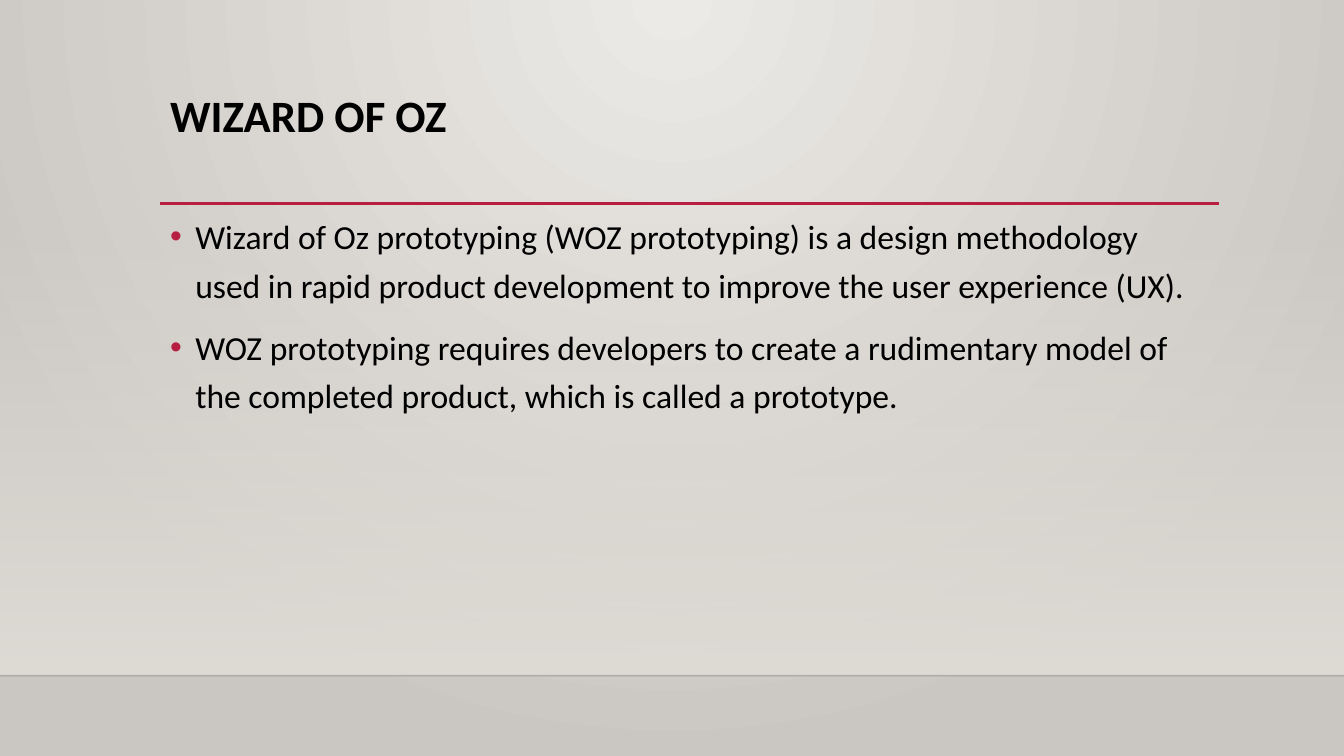
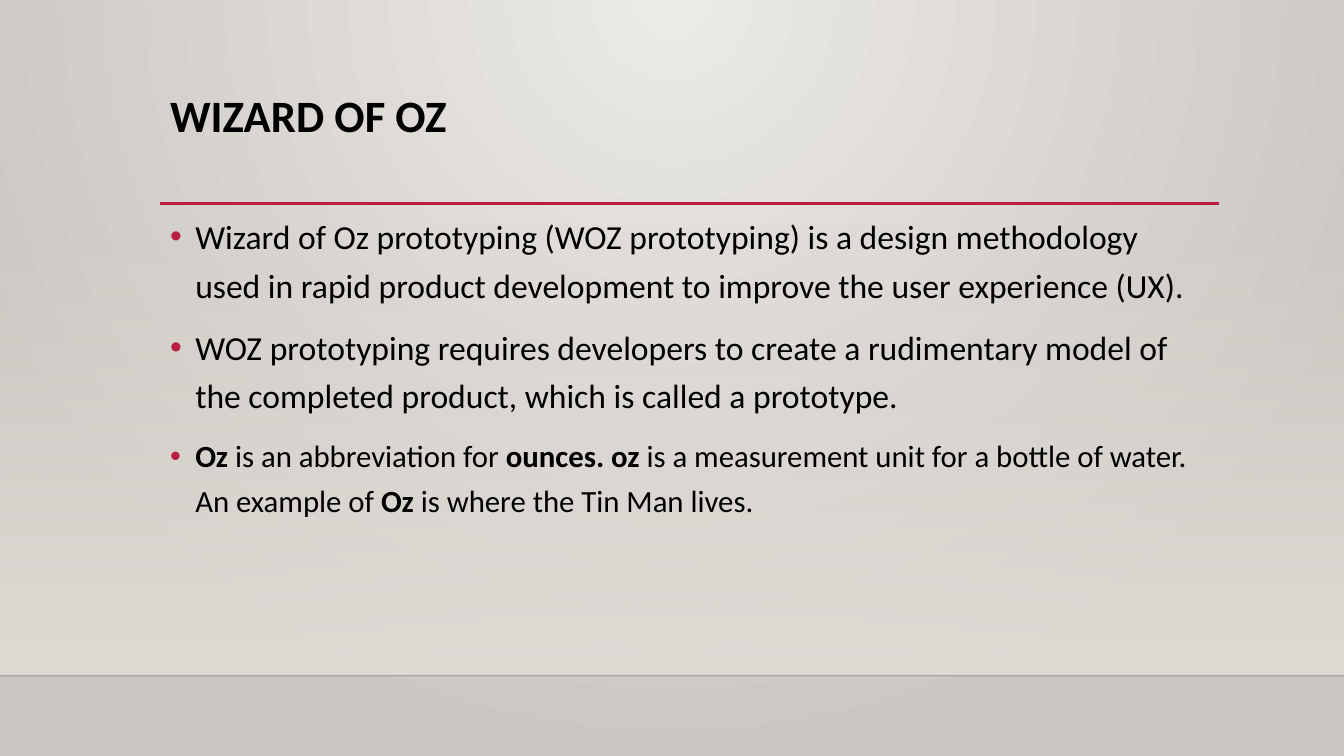
Before and after one commit to binamrathapa/DDOOCP_25A, a slide deck: slide 6 of Note/Prototype.pptx (slide 2 before the commit). Drawn at 1344x756 pixels with LibreOffice and Linux fonts; fonts in the diff are those of the drawing; background and template pictures are left out. Boxes give left, top, right and bottom in pixels: in the first picture for what was removed or moved away, otherwise in the second. Text is boxed around its words. In the diff, an @@ line names an element or a change of style, - is before the commit and + after.

```diff
--- a/Note/Prototype.pptx
+++ b/Note/Prototype.pptx
@@ text at [195,445,1187,517]: paragraph added @@
+• Oz is an abbreviation for ounces. oz is a measurement unit for a bottle of water. An example of Oz is where the Tin Man lives.
```
Also in this commit, not shown: 1 other slide changed, 7 slides added, 8 slides removed.
